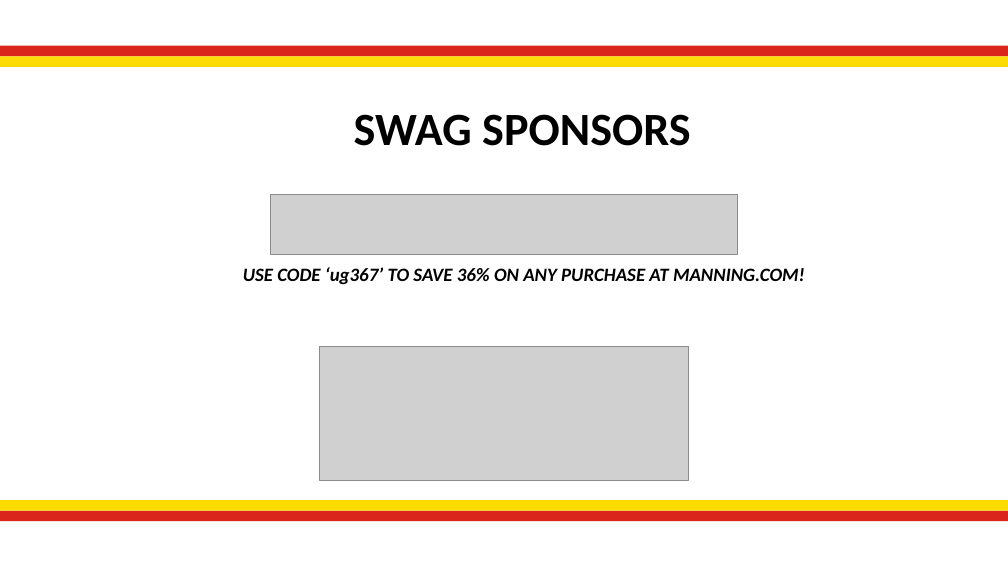
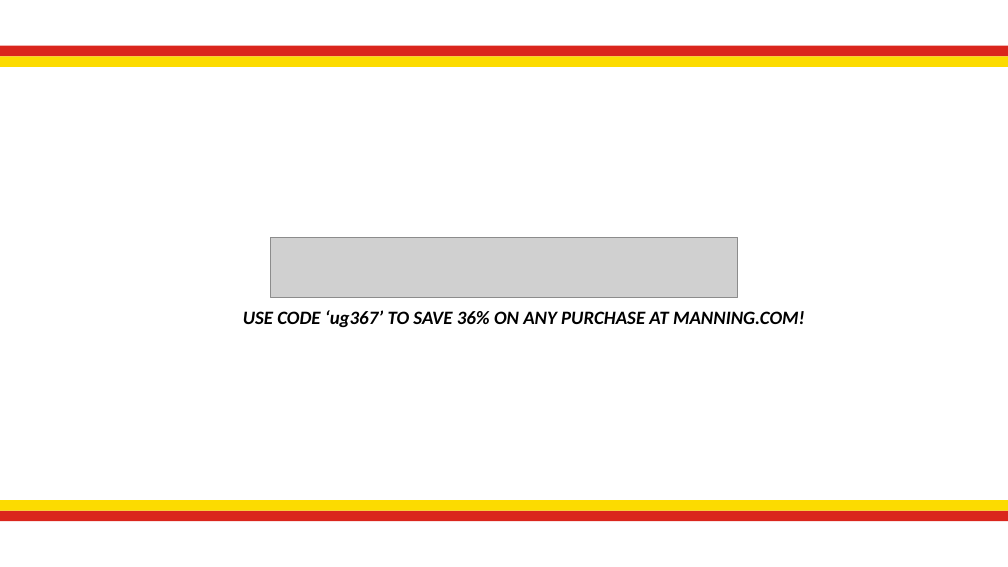
Before and after one commit to JavaScriptandFriends/VueMeetup, a slide deck: slide 5 of PreMeeting.pptx (slide 6 before the commit). Drawn at 1008x567 pixels with LibreOffice and Linux fonts; fonts in the diff are those of the drawing; grey boxes stand for pictures; background and template pictures are left out. Boxes give left, top, right and bottom in pixels: in the first picture for what was removed or moved away, otherwise in the second. Text is boxed around its words. In the diff, an @@ line names an element or a change of style, - is before the commit and + after.

```diff
--- a/PreMeeting.pptx
+++ b/PreMeeting.pptx
@@ title removed at bbox=[354, 114, 690, 146] @@
-SWAG SPONSORS
@@ picture: place and size @@
-picture at bbox=[270, 194, 738, 255]
+picture at bbox=[270, 237, 738, 298]
@@ text "USE CODE ‘ug367’ TO SAVE ...": place and size @@
-text "USE CODE ‘ug367’ TO SAVE ..." at bbox=[243, 267, 805, 285]
+text "USE CODE ‘ug367’ TO SAVE ..." at bbox=[243, 310, 805, 328]
@@ picture removed at bbox=[319, 347, 689, 481] @@
```
Also in this commit, not shown: 2 other slides changed, 2 slides removed.
